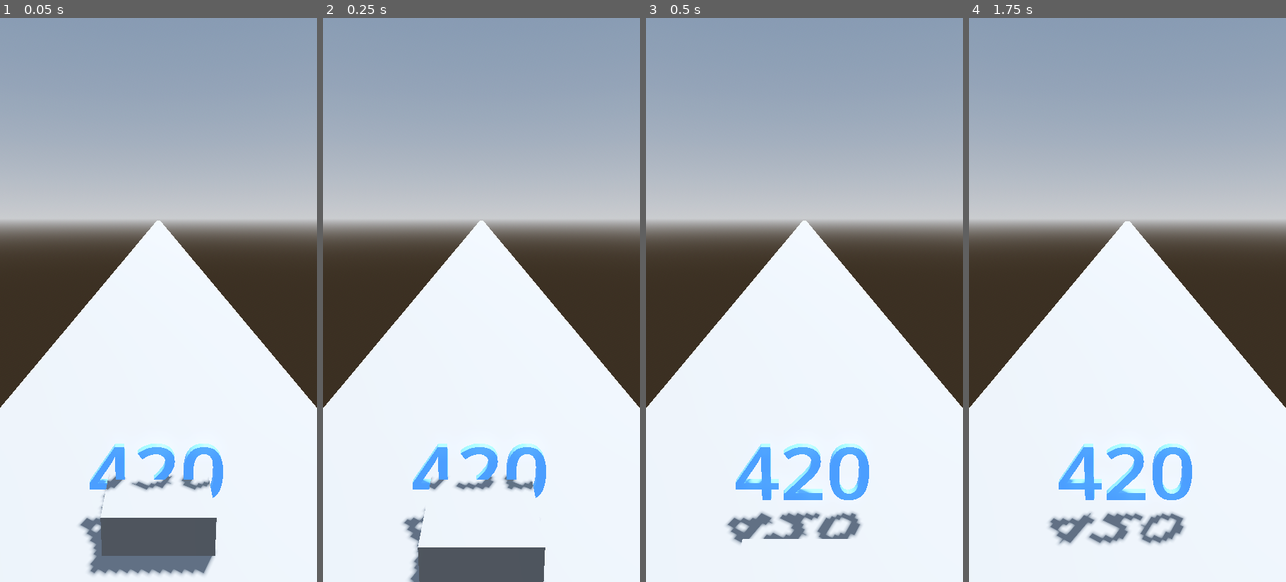
Above: before the commit, frames 1-4 (left to right).
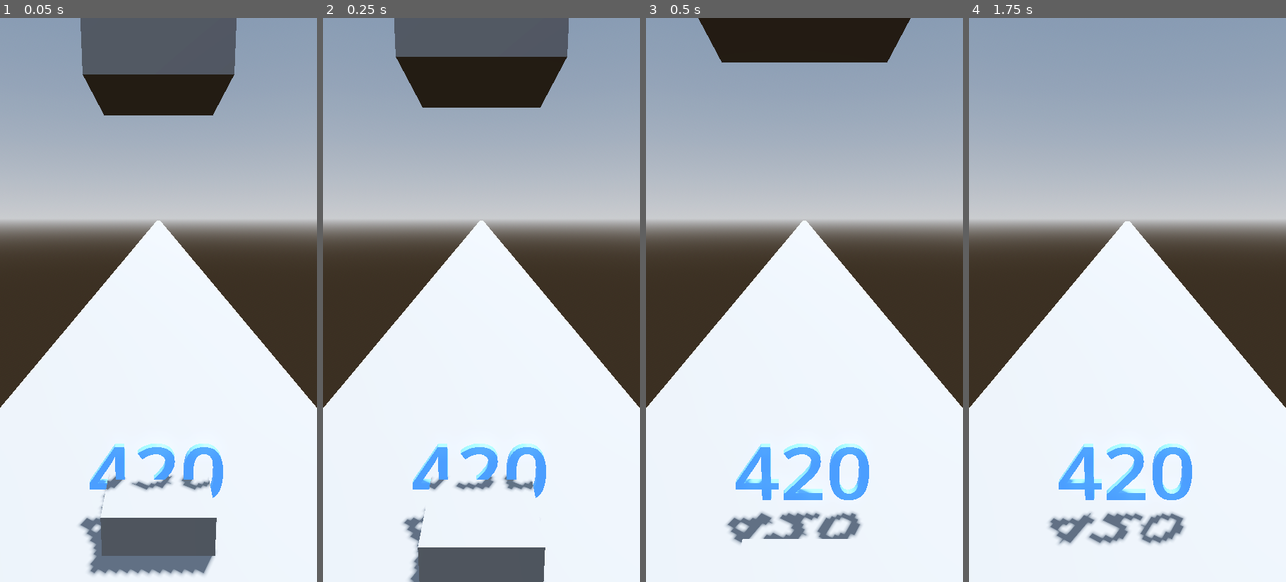
Above: after the commit, the same moments.

Repository: abdullahking6969/NumberRunClone
Game: Godot game, scene res://scenes/main.tscn
Same seed, same stepped clock (60 frames per second), same inputs: the game is played once before the commit and once after it.
Inputs:
- Up to frame 1 (0.05 s): no input
- Up to frame 2 (0.25 s): no input
- Up to frame 3 (0.5 s): no input
- Up to frame 4 (1.75 s): no input

The runs differ from the first frame. In frame 1, 7.8% of the frame differs, in the area x 25-75%, y 0-18%; in frame 2, 7.9%, in the area x 22-78%, y 0-16%; in frame 3, 4.7%; in frame 4, nothing differs.

Commit message:
Update main.tscn

Diff:
--- a/scenes/main.tscn
+++ b/scenes/main.tscn
@@ -36,3 +36,4 @@
 [node name="CSGBox3D2" type="CSGBox3D" parent="."]
 
 [node name="CSGBox3D3" type="CSGBox3D" parent="."]
+transform = Transform3D(1, 0, 0, 0, 1, 0, 0, 0, 1, 0, 4.4450836, 0)
